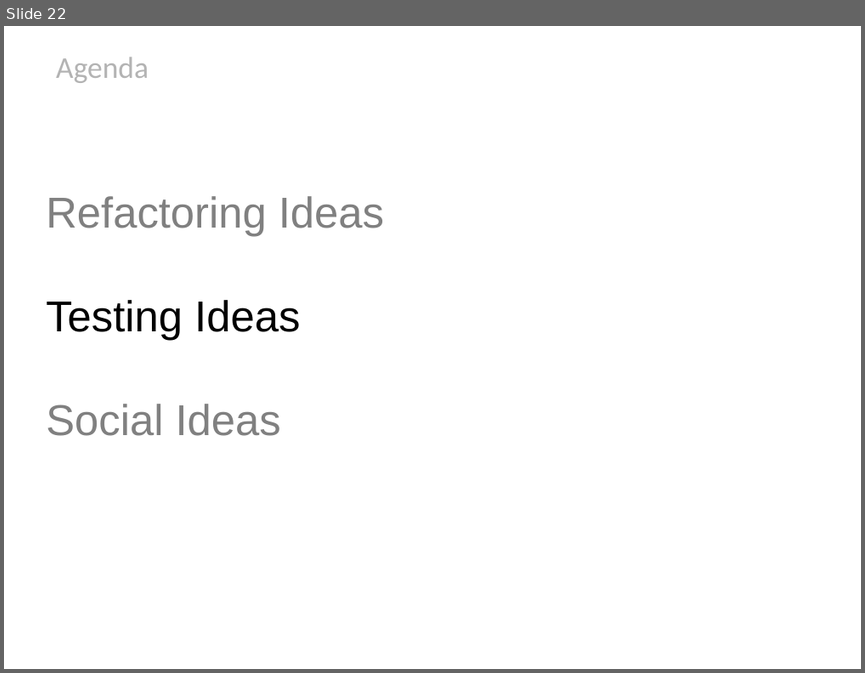
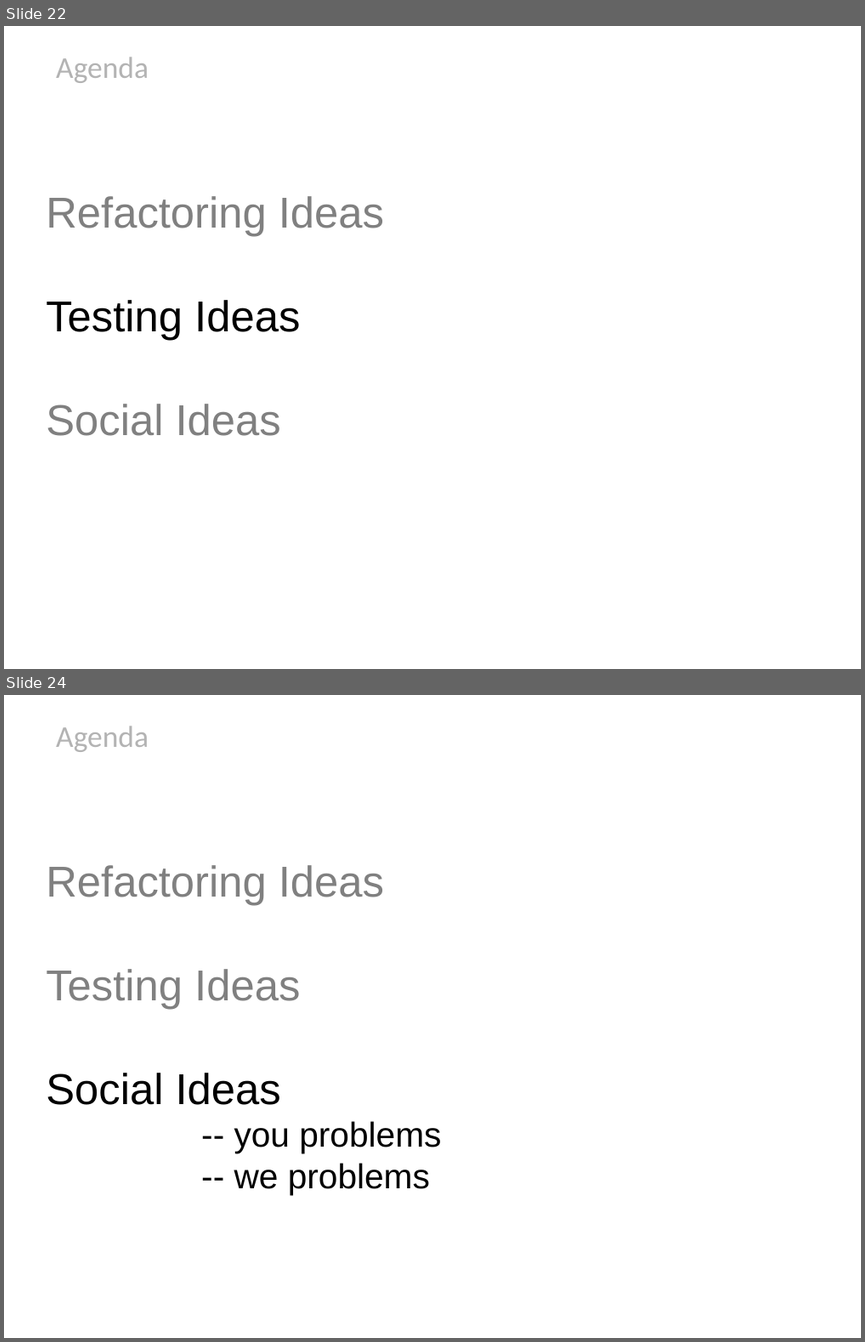
Before and after one commit to HamletDRC/presentations, a slide deck: newideasforoldcode/NewIdeasForOldCode_Confess2011.odp. Shown one above the other, each under a label of ours: slide 22 before the commit, slides 22 and 24 after it; the slides between them are not shown. The pictures are 865x673 and 865x1342 pixels, drawn with LibreOffice and Linux fonts; fonts in the diff are those of the drawing; background and template pictures are left out. Boxes give left, top, right and bottom in pixels: in the first picture for what was removed or moved away, otherwise in the second. Text is boxed around its words. In the diff, an @@ line names an element or a change of style, - is before the commit and + after.

Commit message:
added some social problem slides.

```diff
--- a/newideasforoldcode/NewIdeasForOldCode_Confess2011.odp
+++ b/newideasforoldcode/NewIdeasForOldCode_Confess2011.odp
@@ slide 24 added at (4,695,861,1338), background picture (left out) @@
@@ title added at (56,726,148,752), 28 pt, text #B3B3B3 @@
+Agenda
@@ text added at (46,865,441,1195), 40 pt, text #000000 @@
+Refactoring Ideas
+Testing Ideas
+Social Ideas
+-- you problems
+-- we problems
```
Also in this commit, not shown: 14 other slides added, 1 other file.
